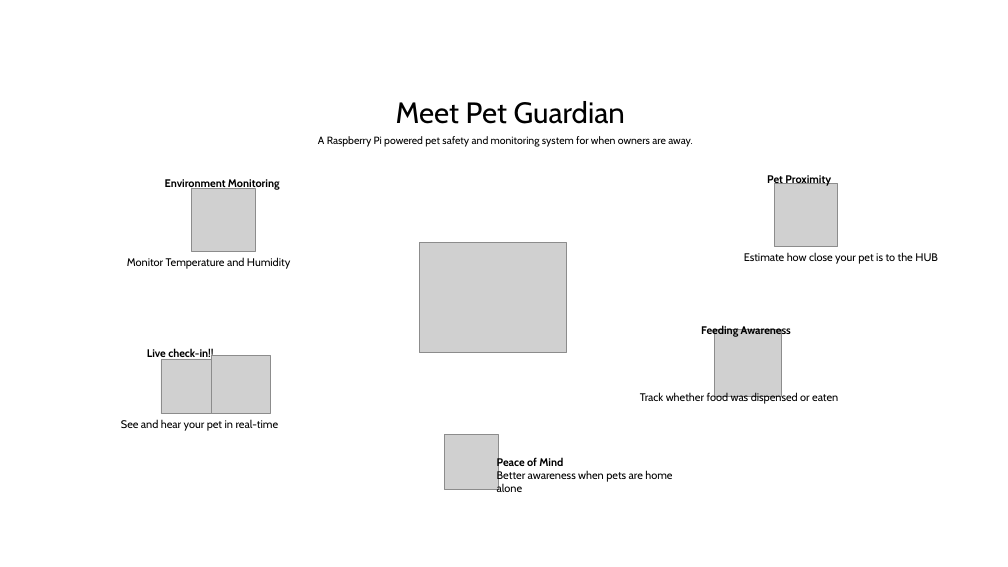
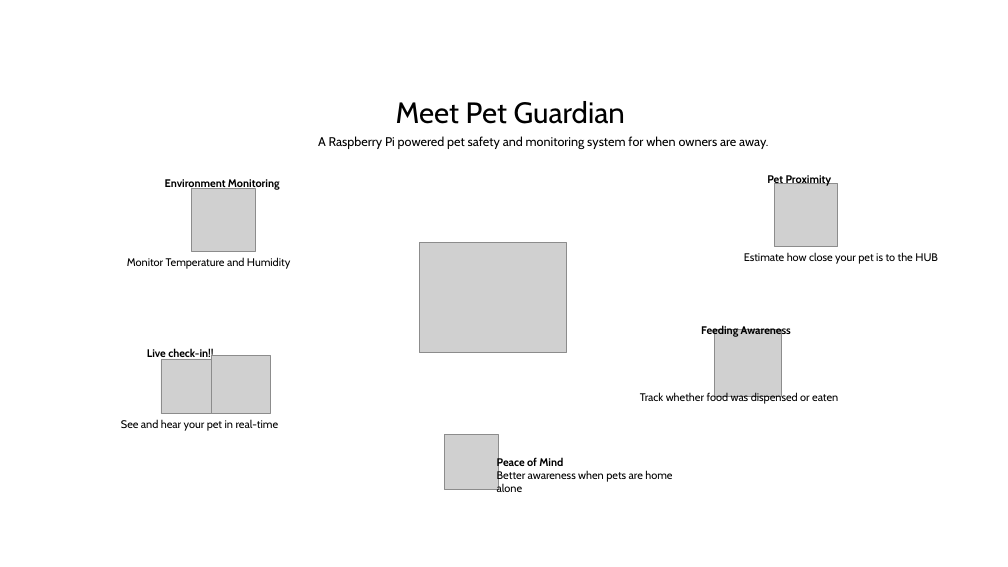
Before and after one commit to leftovers-codejelly/petguardian-nodered, a slide deck: slide 5 of Documentation/TheLeftovers_v1_ian.pptx. Drawn at 1008x567 pixels with LibreOffice and Linux fonts; fonts in the diff are those of the drawing; grey boxes stand for pictures; background and template pictures are left out. Boxes give left, top, right and bottom in pixels: in the first picture for what was removed or moved away, otherwise in the second. Text is boxed around its words. In the diff, an @@ line names an element or a change of style, - is before the commit and + after.

```diff
--- a/Documentation/TheLeftovers_v1_ian.pptx
+++ b/Documentation/TheLeftovers_v1_ian.pptx
@@ text "A Raspberry Pi powered pet ..." at [318, 136, 768, 149]: size 10 to 12 pt @@
```
Also in this commit, not shown: 1 other slide changed, 2 slides added, 1 slide removed.
